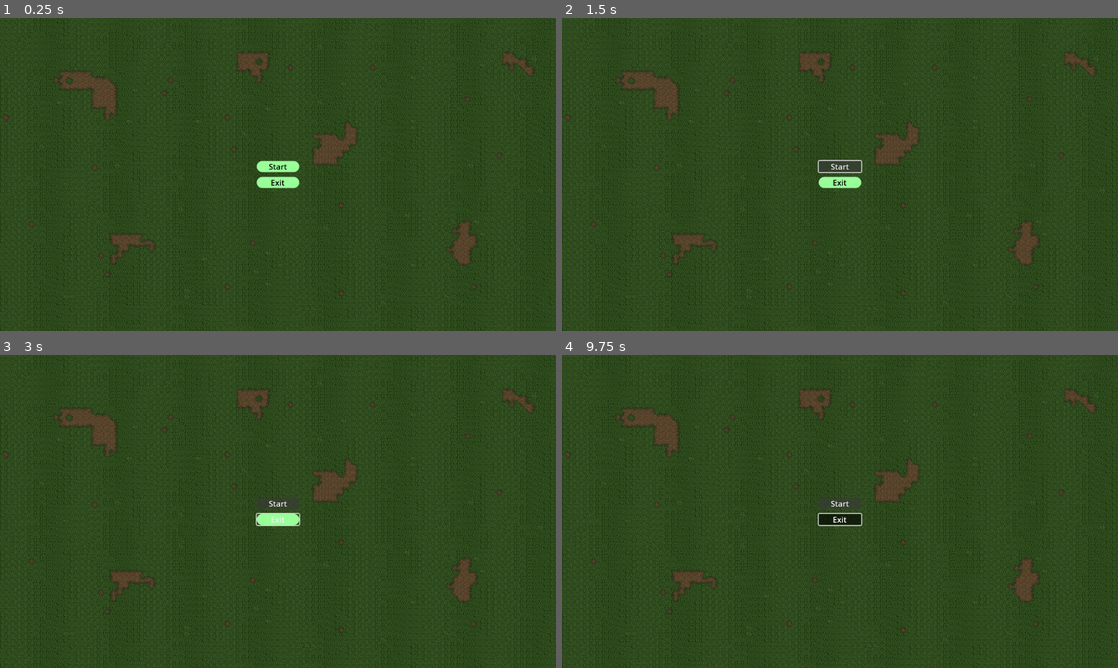
Above: before the commit, frames 1-4 (two rows, left to right).
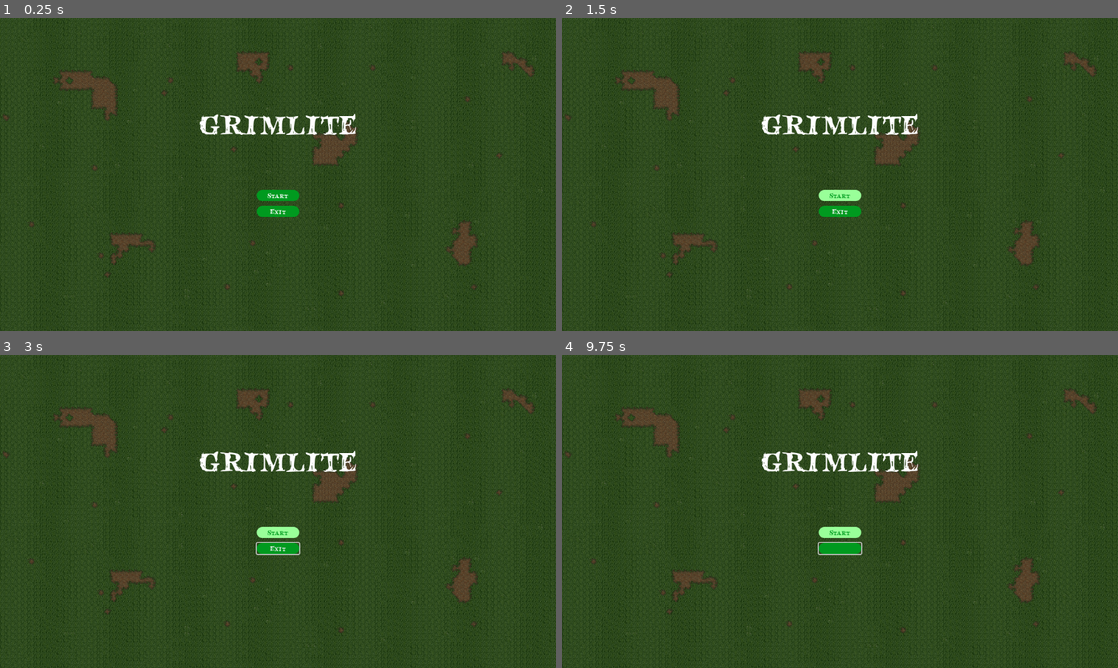
Above: after the commit, the same moments.

Repository: chii-vu/Grimlite
Game: Godot game, scene res://mvc/StartMenu.tscn
Two runs of this game, one before a commit and one after it. Both use one fixed random seed, a clock stepped at 60 frames per second and the inputs below. This scene is started directly instead of the project's main scene.
Inputs:
- Up to frame 1 (0.25 s): no input
- Up to frame 2 (1.5 s): click "Start" at 0.5 s; click "Start" at 1.25 s
- Up to frame 3 (3 s): tap Enter at 2 s; hold Right (ui_right) 2.03-2.78 s; hold Space (Shoot) 2.03-2.78 s; hold Down (ui_down) from 2.78 s (still down); tap Space (Shoot) at 2.85 s
- Up to frame 4 (9.75 s): release Down (ui_down) at 3.53 s; hold Right (ui_right) 3.53-4.28 s; hold Up (ui_up) 4.28-5.03 s; tap Enter at 5, 6.5 s; hold Space (Shoot) 5.03-5.78 s; hold Left (ui_left) 5.03-6.53 s; tap Space (Shoot) at 5.85, 8.75, 8.85 s; hold Down (ui_down) 6.53-7.28 s; hold Space (Shoot) 6.53-7.28 s; hold Right (ui_right) 7.28-8.03 s; hold Up (ui_up) 8.03-8.78 s; hold Right (ui_right) 8.78-9.53 s; hold Down (ui_down) from 9.53 s (still down); hold Space (Shoot) from 9.53 s (still down)

The runs differ from the first frame. In frame 1, 1.9% of the frame differs, in the area x 35-65%, y 30-64%; in frame 2, 1.8%; in frame 3, 1.8%; in frame 4, 1.8%.

Commit message:
add game title and style buttons

Diff:
--- a/mvc/StartMenu.tscn
+++ b/mvc/StartMenu.tscn
@@ -1,12 +1,22 @@
-[gd_scene load_steps=4 format=3 uid="uid://de6ivkd5llphe"]
+[gd_scene load_steps=7 format=3 uid="uid://de6ivkd5llphe"]
 
 [ext_resource type="Texture2D" uid="uid://cw6voudjkc2l1" path="res://assets/landproto.png" id="1_h53xh"]
+[ext_resource type="FontFile" uid="uid://c61myo531a44m" path="res://assets/fonts/bloodcrow.ttf" id="2_3xubo"]
 
 [sub_resource type="StyleBoxTexture" id="StyleBoxTexture_0gs4q"]
 texture = ExtResource("1_h53xh")
 
+[sub_resource type="StyleBoxEmpty" id="StyleBoxEmpty_udsm0"]
+
+[sub_resource type="StyleBoxFlat" id="StyleBoxFlat_y1ywj"]
+bg_color = Color(0.6, 1, 0.6, 1)
+corner_radius_top_left = 16
+corner_radius_top_right = 16
+corner_radius_bottom_right = 16
+corner_radius_bottom_left = 16
+
 [sub_resource type="StyleBoxFlat" id="StyleBoxFlat_3xjce"]
-bg_color = Color(0.6, 1, 0.6, 1)
+bg_color = Color(0, 0.603922, 0.121569, 1)
 corner_radius_top_left = 16
 corner_radius_top_right = 16
 corner_radius_bottom_right = 16
@@ -38,9 +48,9 @@
 anchor_right = 0.5
 anchor_bottom = 0.5
 offset_left = -44.0
-offset_top = -25.0
+offset_top = 32.0
 offset_right = 44.0
-offset_bottom = 25.0
+offset_bottom = 88.0
 grow_horizontal = 2
 grow_vertical = 2
 theme_override_constants/separation = 10
@@ -48,7 +58,13 @@
 [node name="Start" type="Button" parent="VBoxMenuButtons"]
 layout_mode = 2
 size_flags_vertical = 3
-theme_override_colors/font_color = Color(0, 0, 0, 1)
+theme_override_colors/font_hover_color = Color(0, 0.603922, 0.121569, 1)
+theme_override_colors/font_pressed_color = Color(0, 0.603922, 0.121569, 1)
+theme_override_colors/font_color = Color(1, 1, 1, 1)
+theme_override_fonts/font = ExtResource("2_3xubo")
+theme_override_styles/focus = SubResource("StyleBoxEmpty_udsm0")
+theme_override_styles/hover = SubResource("StyleBoxFlat_y1ywj")
+theme_override_styles/pressed = SubResource("StyleBoxFlat_3xjce")
 theme_override_styles/normal = SubResource("StyleBoxFlat_3xjce")
 text = "Start
 "
@@ -56,7 +72,29 @@
 [node name="Exit" type="Button" parent="VBoxMenuButtons"]
 layout_mode = 2
 size_flags_vertical = 3
-theme_override_colors/font_color = Color(0, 0, 0, 1)
+theme_override_colors/font_hover_color = Color(0, 0.603922, 0.121569, 1)
+theme_override_colors/font_pressed_color = Color(0, 0.603922, 0.121569, 1)
+theme_override_colors/font_color = Color(1, 1, 1, 1)
+theme_override_fonts/font = ExtResource("2_3xubo")
+theme_override_styles/hover = SubResource("StyleBoxFlat_y1ywj")
+theme_override_styles/pressed = SubResource("StyleBoxFlat_3xjce")
 theme_override_styles/normal = SubResource("StyleBoxFlat_3xjce")
 text = "Exit
 "
+
+[node name="GameName" type="Label" parent="."]
+layout_mode = 1
+anchors_preset = 8
+anchor_left = 0.5
+anchor_top = 0.5
+anchor_right = 0.5
+anchor_bottom = 0.5
+offset_left = -31.5
+offset_top = -116.0
+offset_right = 31.5
+offset_bottom = -93.0
+grow_horizontal = 2
+grow_vertical = 2
+theme_override_fonts/font = ExtResource("2_3xubo")
+theme_override_font_sizes/font_size = 61
+text = "GRIMLITE"
Binary file added: assets/fonts/bloodcrow.ttf
Not shown, added: assets/fonts/bloodcrow.ttf.import
